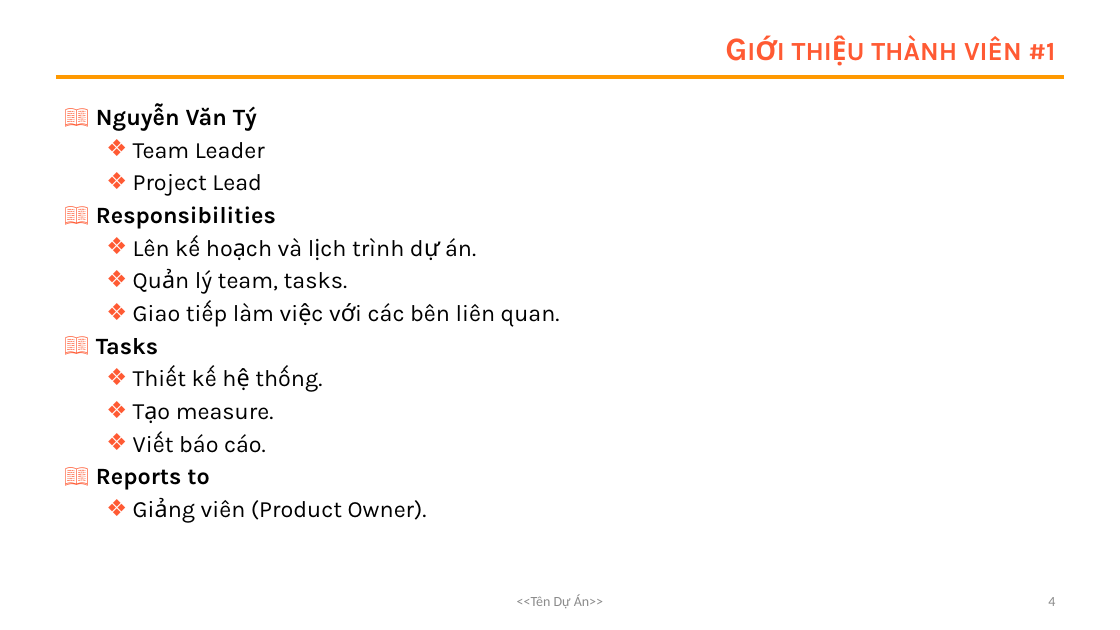
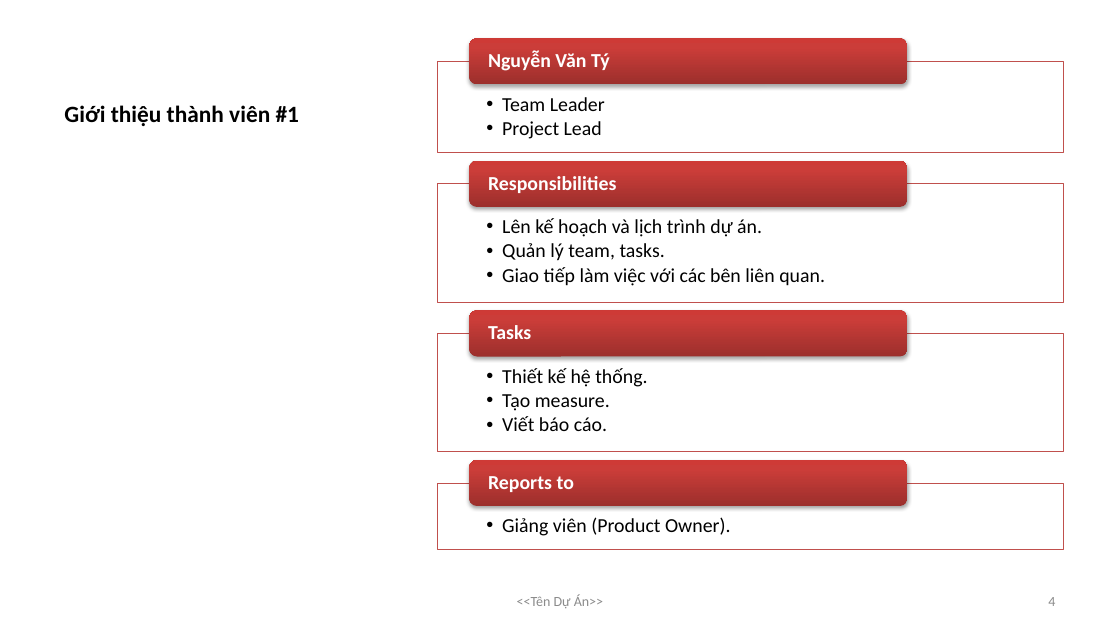
Before and after one commit to nguyenvunhut/DAT111_project, a slide deck: slide 4 of Resource/DAT111_slide bao cao.pptx. Drawn at 1120x630 pixels with LibreOffice and Linux fonts; fonts in the diff are those of the drawing; background and template pictures are left out. Boxes give left, top, right and bottom in pixels: in the first picture for what was removed or moved away, otherwise in the second. Text is boxed around its words. In the diff, an @@ line names an element or a change of style, - is before the commit and + after.

Commit message:
fix: small format change in report file
new_feat: add image show data_model, using for import into report

```diff
--- a/Resource/DAT111_slide bao cao.pptx
+++ b/Resource/DAT111_slide bao cao.pptx
@@ title "Giới thiệu thành viên #1": place and size @@
-title "Giới thiệu thành viên #1" at [871,37,1055,60]
+title "Giới thiệu thành viên #1" at [64,105,299,126]
@@ title "Giới thiệu thành viên #1" at [64,105,299,126]: size 28 to 20 pt, font Karla to Calibri, text colour #FF5A33 to #000000, small capitals off; alignment right to left; vertical alignment middle to bottom @@
@@ line removed from (56, 77) to (1065, 77) @@
@@ text removed at [96,106,560,520] @@
-📖 Nguyễn Văn Tý
-  ❖ Team Leader
-  ❖ Project Lead
-📖 Responsibilities
-  ❖ Lên kế hoạch và lịch trình dự án.
-  ❖ Quản lý team, tasks.
-  ❖ Giao tiếp làm việc với các bên liên quan.
-📖 Tasks
-  ❖ Thiết kế hệ thống.
-  ❖ Tạo measure.
-  ❖ Viết báo cáo.
-📖 Reports to
-  ❖ Giảng viên (Product Owner).
@@ group added at [438,39,1064,549]: 8 texts, 4 rectangles, 4 rounded rectangles @@
+  • Team Leader
+  • Project Lead
+Nguyễn Văn Tý
+  • Lên kế hoạch và lịch trình dự án.
+  • Quản lý team, tasks.
+  • Giao tiếp làm việc với các bên liên quan.
+Responsibilities
+  • Thiết kế hệ thống.
+  • Tạo measure.
+  • Viết báo cáo.
+Tasks
+  • Giảng viên (Product Owner).
+Reports to
```
Also in this commit, not shown: 2 other slides changed, 5 other files.
